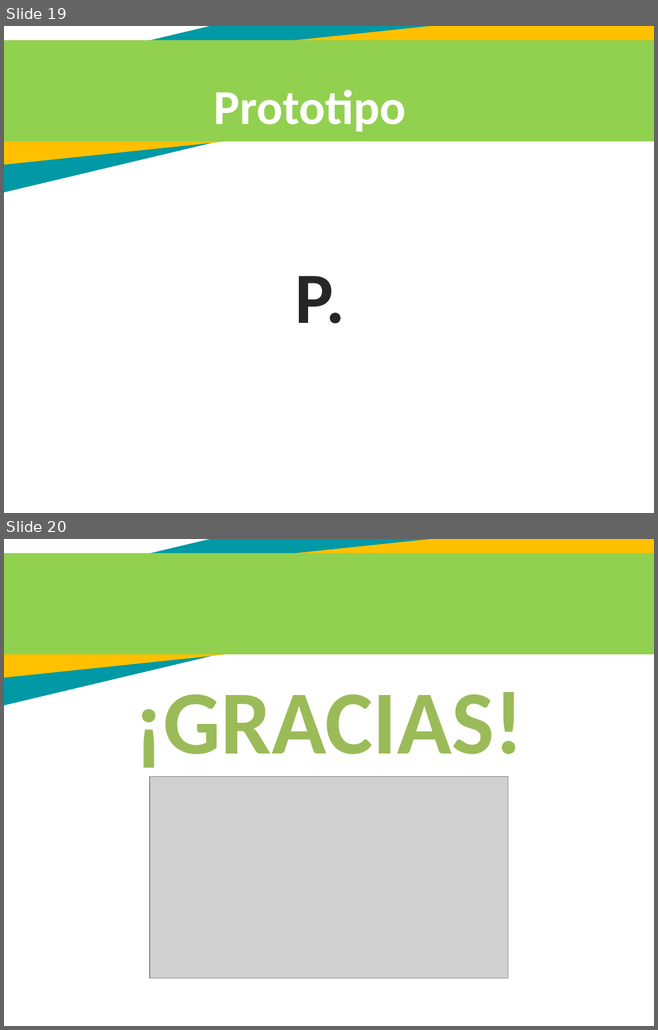
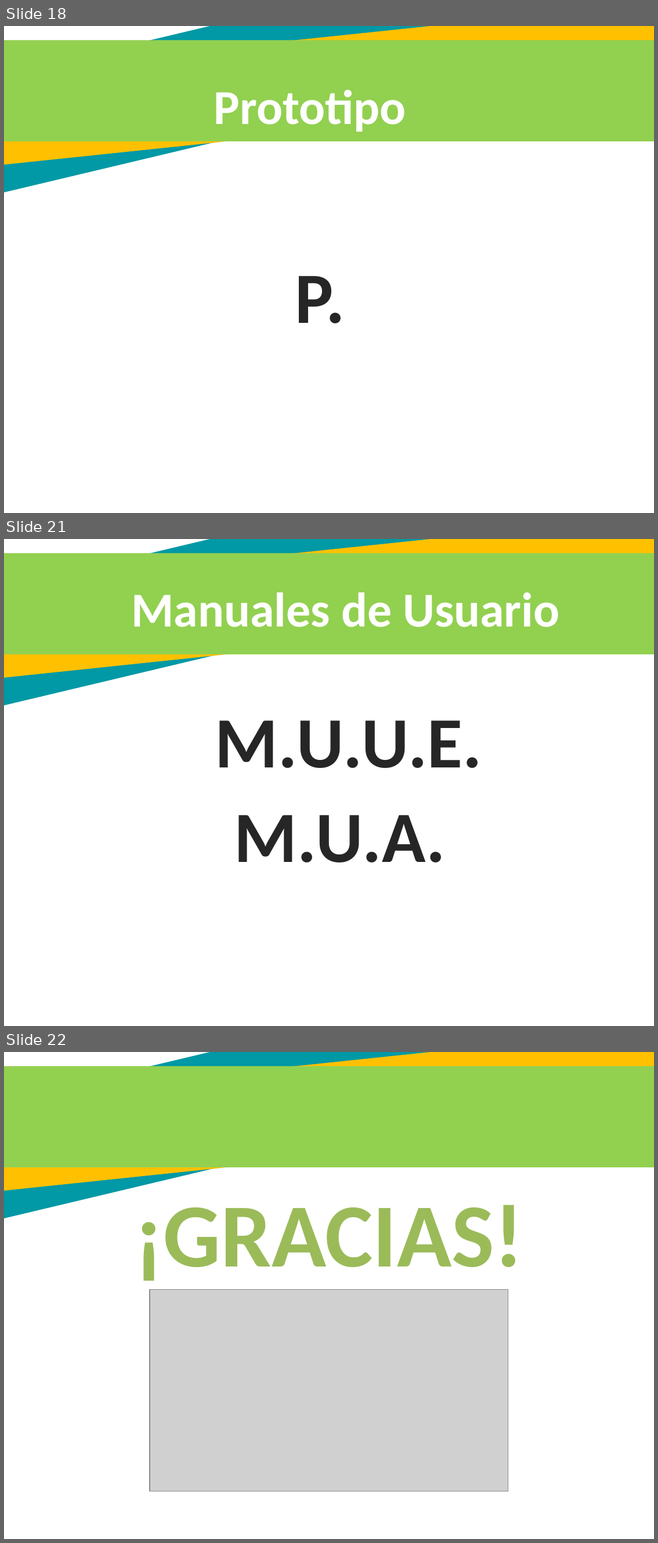
Before and after one commit to IsseiXD321/Rapid-Jackets, a slide deck: Presentación Proyectos XD Oficial ADSI IIl.pptx. Shown one above the other, each under a label of ours: slides 19 and 20 before the commit, slides 18, 21 and 22 after it; the slides between them are not shown. The pictures are 658x1030 and 658x1543 pixels, drawn with LibreOffice and Linux fonts; fonts in the diff are those of the drawing; grey boxes stand for pictures. Boxes give left, top, right and bottom in pixels: in the first picture for what was removed or moved away, otherwise in the second. Text is boxed around its words. In the diff, an @@ line names an element or a change of style, - is before the commit and + after.

```diff
--- a/Presentación Proyectos XD Oficial ADSI IIl.pptx
+++ b/Presentación Proyectos XD Oficial ADSI IIl.pptx
@@ slide 21 added at bbox=[4, 539, 654, 1026], background #FFFFFF; not listed: 3 template elements that a slide beside it also shows @@
@@ text added at bbox=[132, 592, 559, 627], 54 pt, text #FFFFFF, bold @@
+Manuales de Usuario
@@ text added at bbox=[215, 721, 482, 768], 80 pt, text #262626, bold @@
+M.U.U.E.
@@ text added at bbox=[234, 815, 445, 863], 80 pt, text #262626, bold @@
+M.U.A.
@@ what was slide 19 is now slide 18 @@
@@ what was slide 20 is now slide 22 @@
```
Also in this commit, not shown: 6 slides changed, 1 other slide added.
